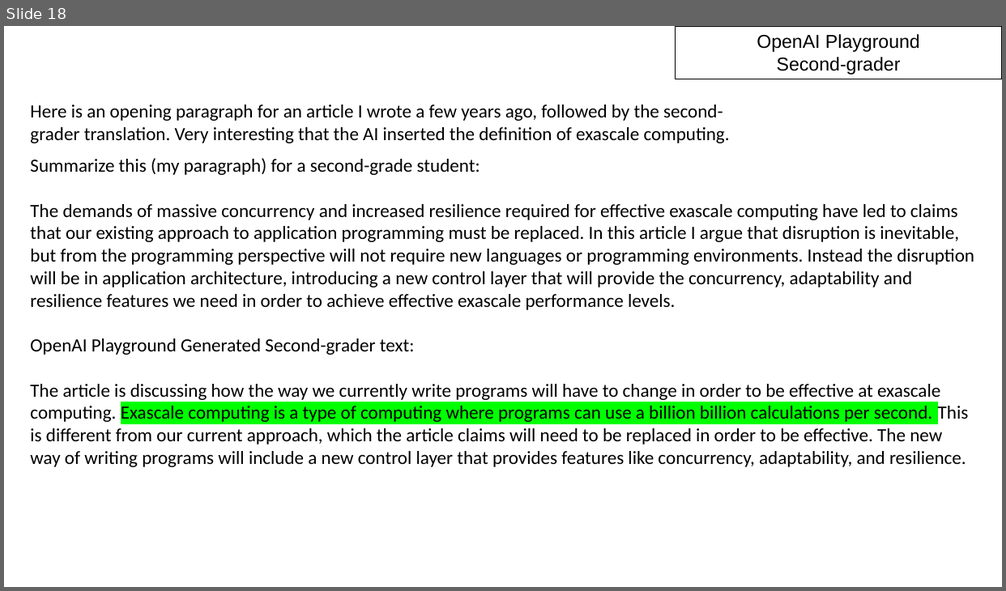
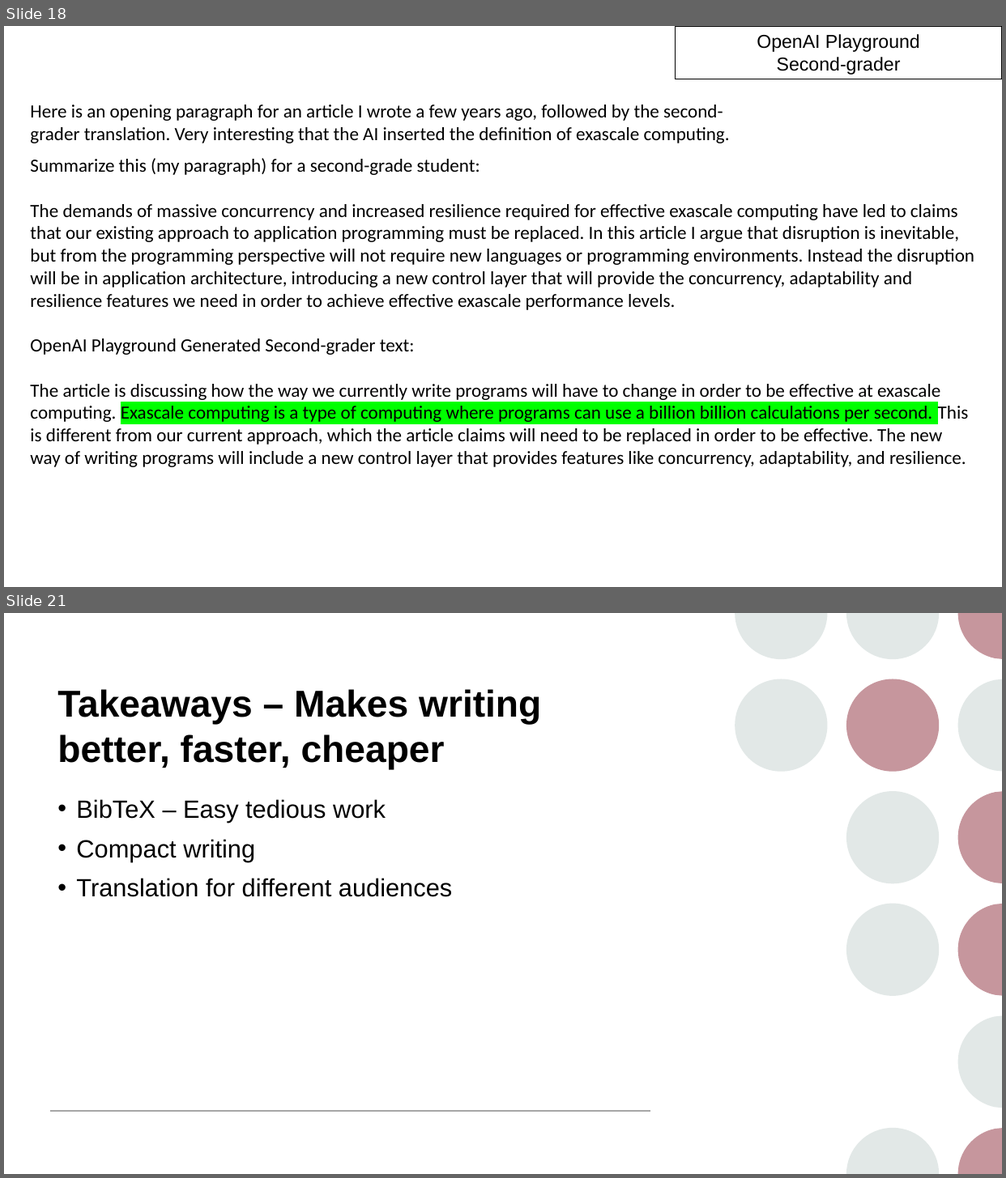
Before and after one commit to maherou/Teaching, a slide deck: files/CS373/GenerativeAITools/GenerativeAITools.pptx. Shown one above the other, each under a label of ours: slide 18 before the commit, slides 18 and 21 after it; the slides between them are not shown. The pictures are 1006x591 and 1006x1178 pixels, drawn with LibreOffice and Linux fonts; fonts in the diff are those of the drawing. Boxes give left, top, right and bottom in pixels: in the first picture for what was removed or moved away, otherwise in the second. Text is boxed around its words. In the diff, an @@ line names an element or a change of style, - is before the commit and + after.

```diff
--- a/files/CS373/GenerativeAITools/GenerativeAITools.pptx
+++ b/files/CS373/GenerativeAITools/GenerativeAITools.pptx
@@ slide 21 added at box(4, 613, 1002, 1174), background #FFFFFF @@
@@ group added at box(735, 613, 1002, 1174): 9 freeform shapes, 4 ellipses @@
@@ title added at box(57, 689, 541, 769), 36 pt, text #000000, bold @@
+Takeaways – Makes writing better, faster, cheaper
@@ text added at box(76, 799, 452, 897), 24 pt, text #000000 @@
+• BibTeX – Easy tedious work
+• Compact writing
+• Translation for different audiences
@@ line added from (50, 1112) to (651, 1112), #A6A6A6 1 pt @@
```
Also in this commit, not shown: 2 other slides added.
